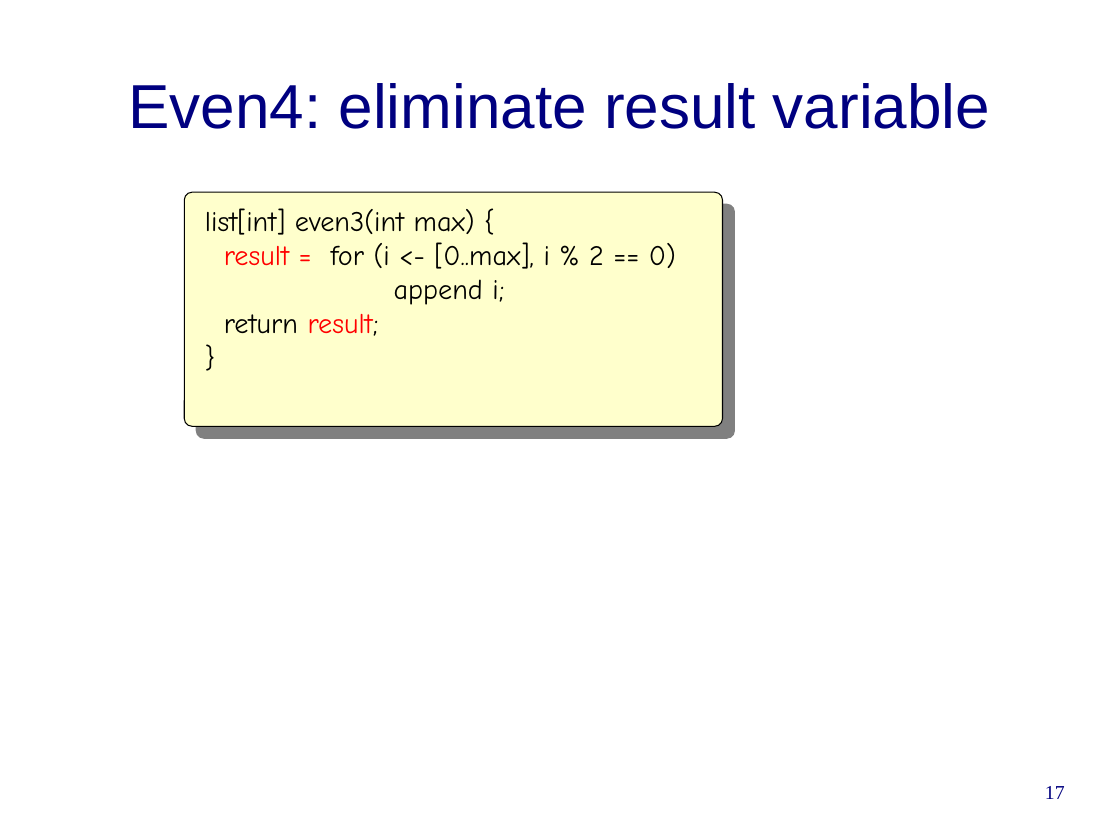
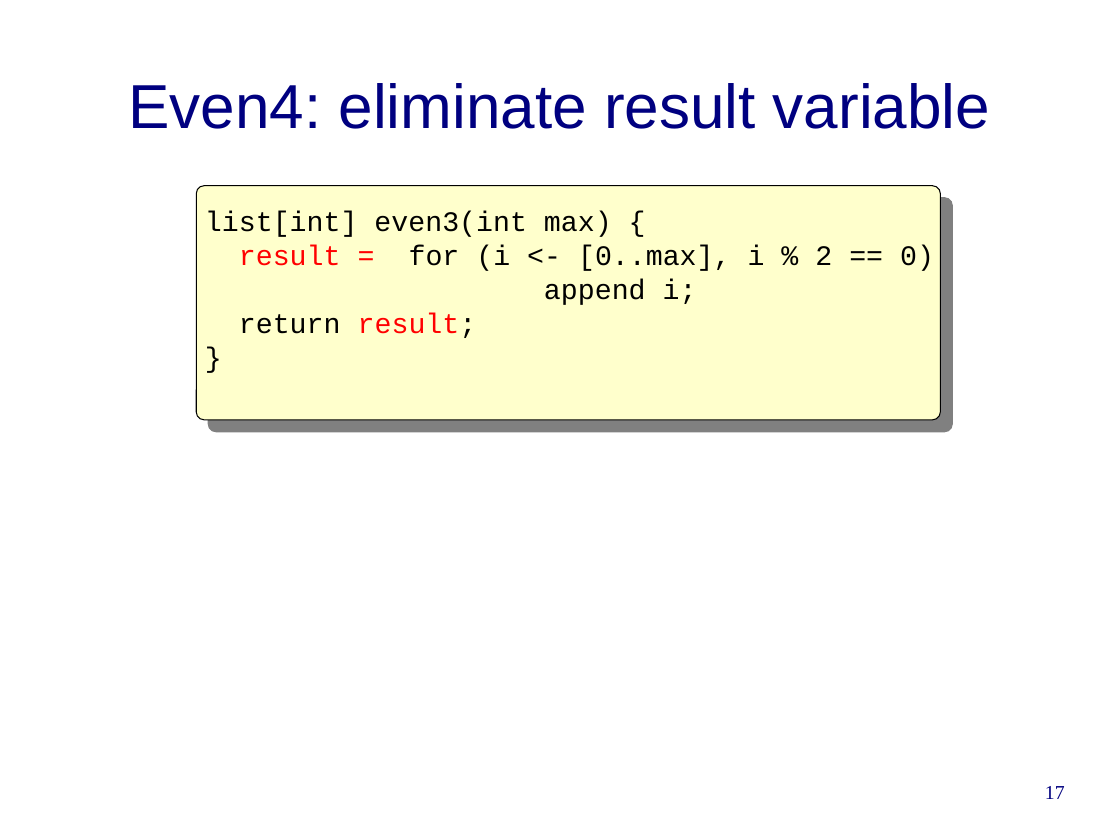
Before and after one commit to cwi-swat/rascal-course-pldi-2015, a slide deck: slide 17 of presentations/rascal-overview.odp. Drawn at 1120x840 pixels with LibreOffice and Linux fonts; fonts in the diff are those of the drawing; background and template pictures are left out. Boxes give left, top, right and bottom in pixels: in the first picture for what was removed or moved away, otherwise in the second. Text is boxed around its words. In the diff, an @@ line names an element or a change of style, - is before the commit and + after.

```diff
--- a/presentations/rascal-overview.odp
+++ b/presentations/rascal-overview.odp
@@ text "list[int] even3(int max) {" at [205, 211, 934, 338]: font Comic Neue to Courier New @@
@@ rounded rectangle: place and size @@
-rounded rectangle at [184, 192, 723, 426]
+rounded rectangle at [196, 186, 940, 420]
```
Also in this commit, not shown: 17 other slides changed.
